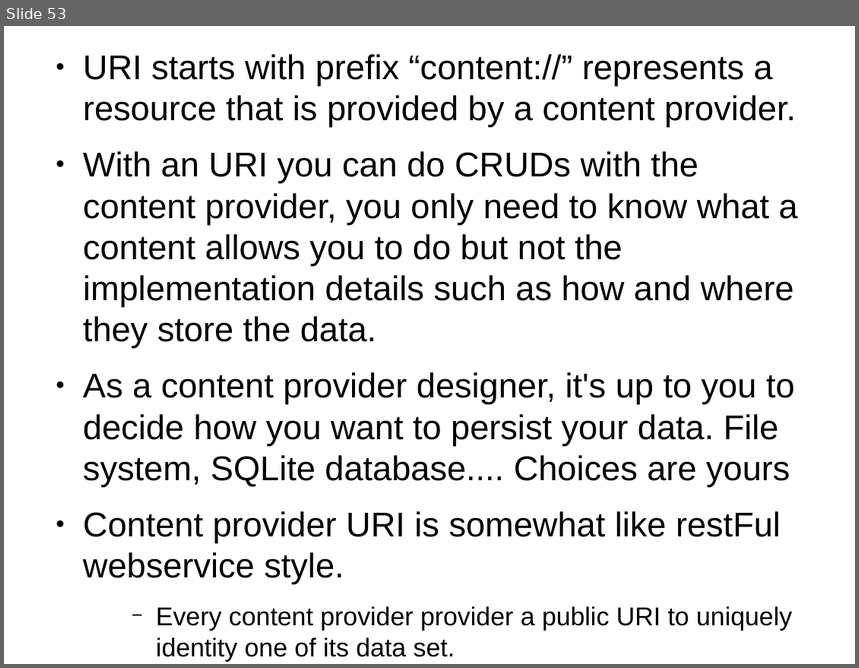
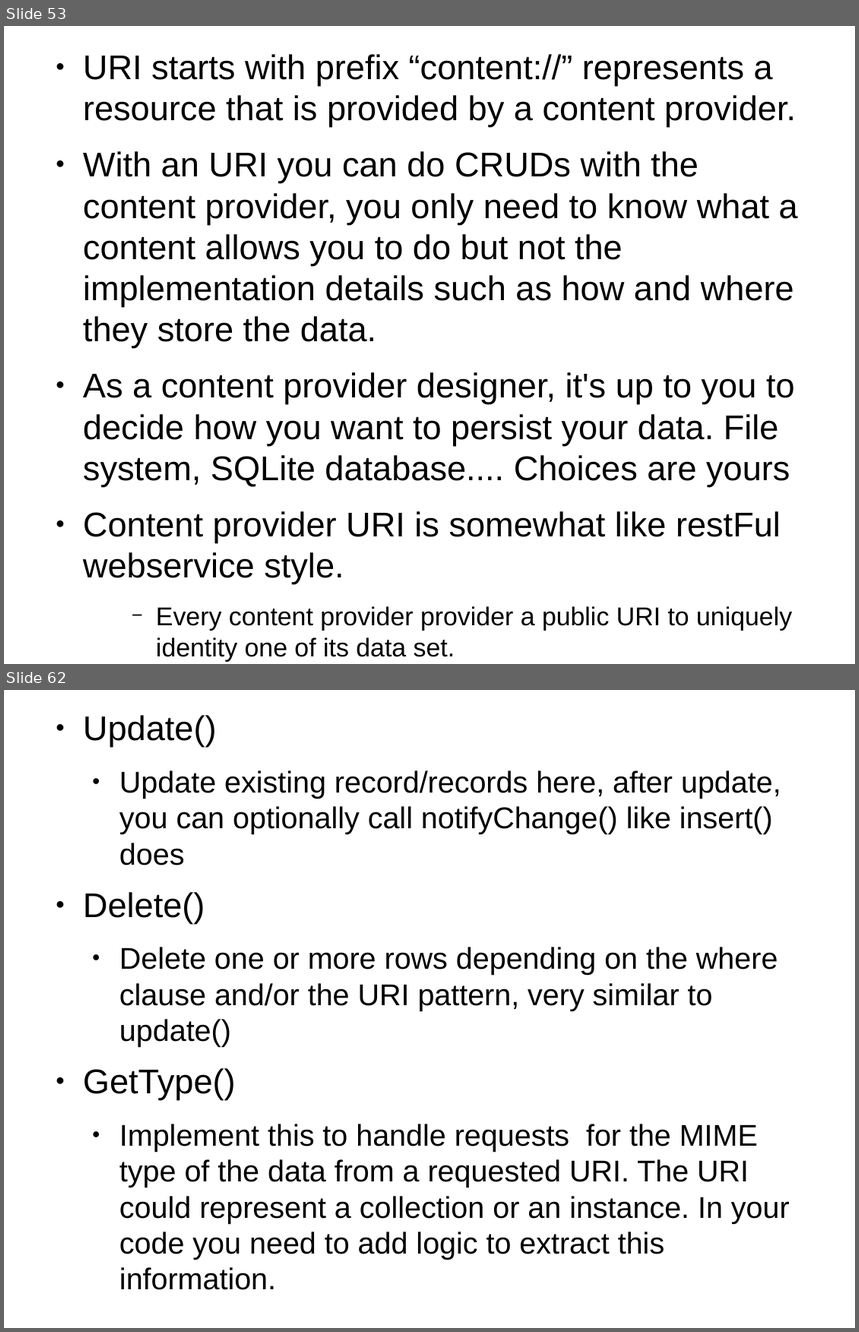
Before and after one commit to thegreatdao/testa, a slide deck: assets/android2.odp. Shown one above the other, each under a label of ours: slide 53 before the commit, slides 53 and 62 after it; the slides between them are not shown. The pictures are 859x668 and 859x1332 pixels, drawn with LibreOffice and Linux fonts; fonts in the diff are those of the drawing. Boxes give left, top, right and bottom in pixels: in the first picture for what was removed or moved away, otherwise in the second. Text is boxed around its words. In the diff, an @@ line names an element or a change of style, - is before the commit and + after.

Commit message:
added content provider description need to add example

```diff
--- a/assets/android2.odp
+++ b/assets/android2.odp
@@ slide 62 added at [4, 690, 855, 1328], background #FFFFFF @@
@@ text added at [83, 715, 790, 1290], 28 pt, text #000000 @@
+● Update()
+  ● Update existing record/records here, after update, you can optionally call notifyChange() like insert() does
+● Delete()
+  ● Delete one or more rows depending on the where clause and/or the URI pattern, very similar to update()
+● GetType()
+  ● Implement this to handle requests for the MIME type of the data from a requested URI. The URI could represent a collection or an instance. In your code you need to add logic to extract this information.
```
Also in this commit, not shown: 1 slide changed, 9 other slides added, 4 other files.
